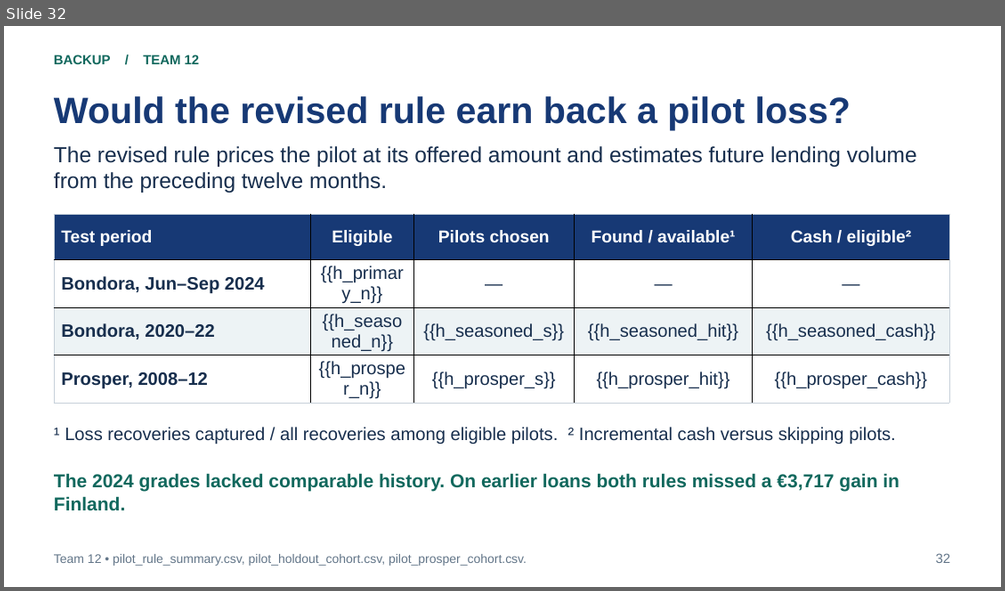
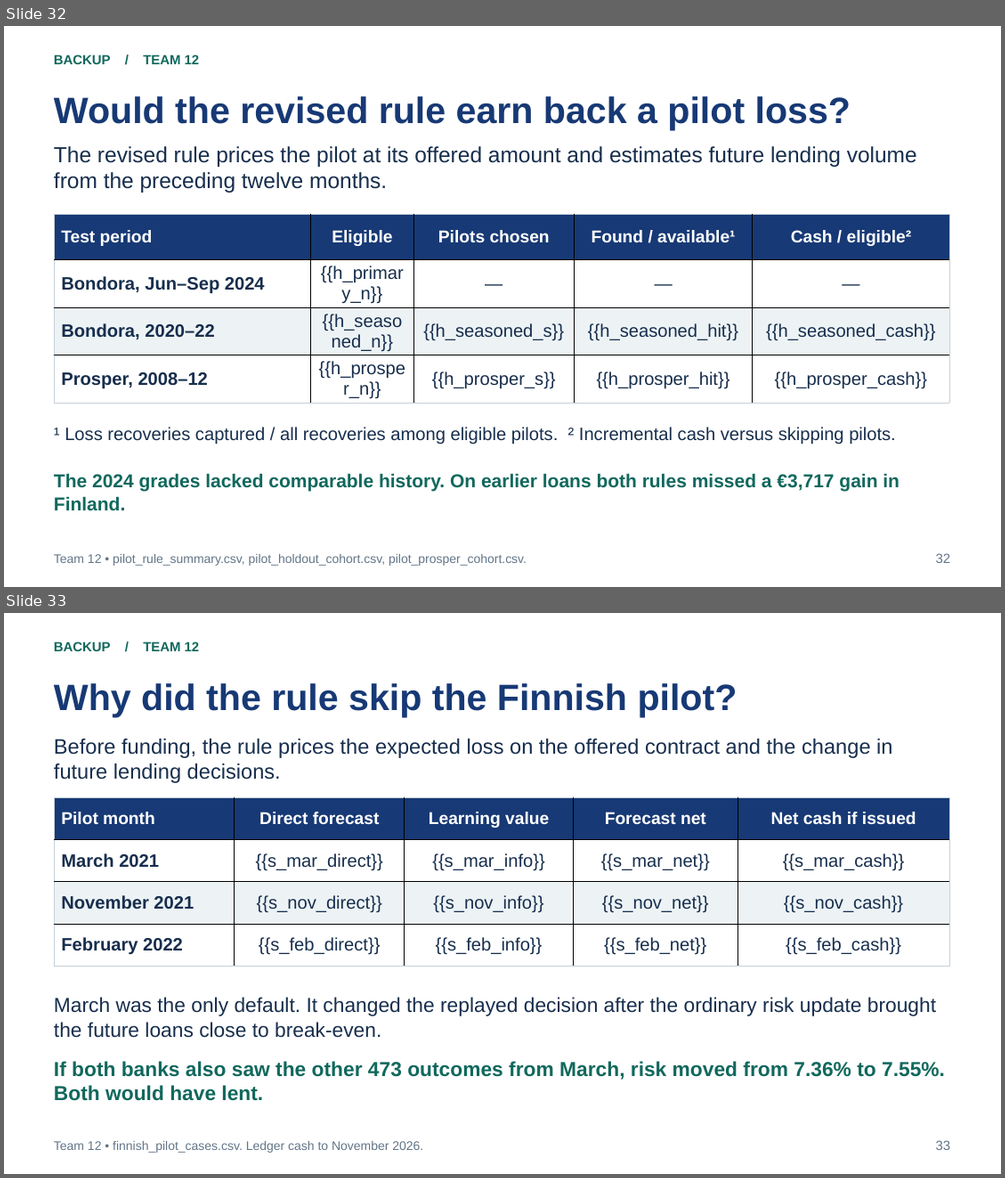
Before and after one commit to bigpurota/paper11, a slide deck: slides/template.pptx. Shown one above the other, each under a label of ours: slide 32 before the commit, slides 32 and 33 after it. The pictures are 1005x591 and 1005x1178 pixels, drawn with LibreOffice and Linux fonts; fonts in the diff are those of the drawing. Boxes give left, top, right and bottom in pixels: in the first picture for what was removed or moved away, otherwise in the second. Text is boxed around its words. In the diff, an @@ line names an element or a change of style, - is before the commit and + after.

Commit message:
Price one pilot outcome against shared information and test its lift over time

```diff
--- a/slides/template.pptx
+++ b/slides/template.pptx
@@ slide 33 added at [4, 613, 1001, 1174], background #FFFFFF @@
@@ text added at [54, 641, 200, 651], 12.8 pt, text #11685D, bold @@
+BACKUP / TEAM 12
@@ text added at [54, 683, 737, 717], 35.2 pt, text #173975, bold @@
+Why did the rule skip the Finnish pilot?
@@ text added at [54, 738, 892, 783], 20.2 pt, text #172E4D @@
+Before funding, the rule prices the expected loss on the offered contract and the change in future lending decisions.
@@ table added at [54, 798, 950, 966], 4 rows, 5 columns @@
+Pilot month | Direct forecast | Learning value | Forecast net | Net cash if issued
+March 2021 | {{s_mar_direct}} | {{s_mar_info}} | {{s_mar_net}} | {{s_mar_cash}}
+November 2021 | {{s_nov_direct}} | {{s_nov_info}} | {{s_nov_net}} | {{s_nov_cash}}
+February 2022 | {{s_feb_direct}} | {{s_feb_info}} | {{s_feb_net}} | {{s_feb_cash}}
@@ text added at [54, 997, 936, 1038], 19.5 pt, text #172E4D @@
+March was the only default. It changed the replayed decision after the ordinary risk update brought the future loans close to break-even.
@@ text added at [54, 1061, 945, 1101], 19.5 pt, text #11685D, bold @@
+If both banks also saw the other 473 outcomes from March, risk moved from 7.36% to 7.55%. Both would have lent.
@@ text added at [54, 1141, 423, 1152], 12 pt, text #627588 @@
+Team 12 • finnish_pilot_cases.csv. Ledger cash to November 2026.
@@ text added at [936, 1140, 951, 1150], 12.8 pt, text #627588 @@
+33
```
Also in this commit, not shown: 1 other slide added, 33 other files.
